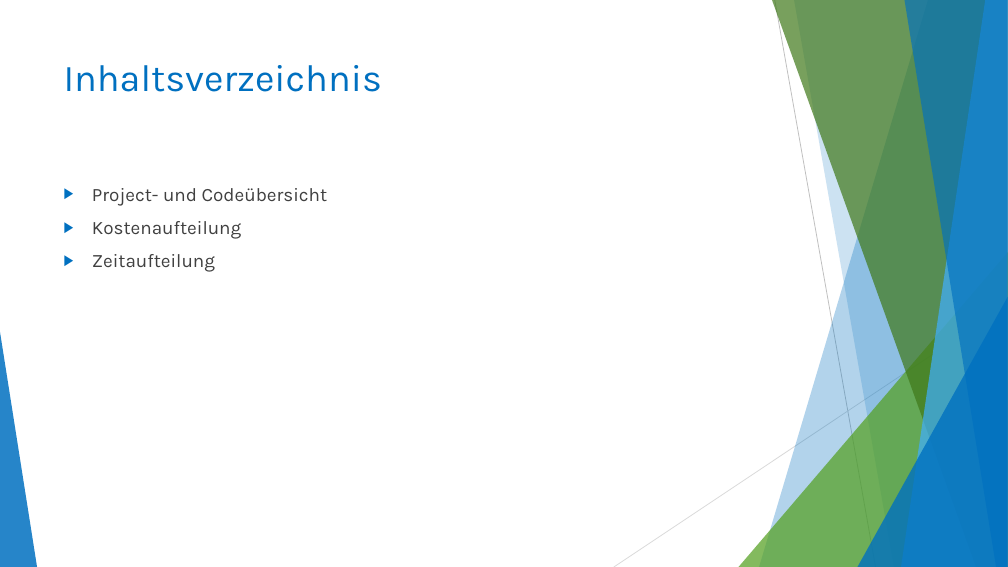
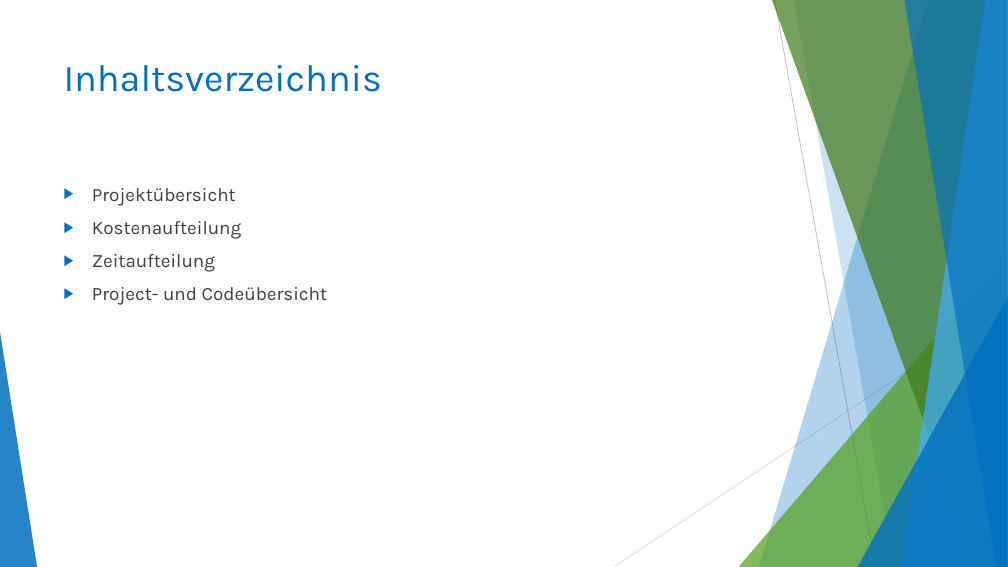
Before and after one commit to dariorthan/ESP32_NetworkFaultTester, a slide deck: slide 2 of CodeDoku/NetworkFaultTester_CodeOverview.pptx. Drawn at 1008x567 pixels with LibreOffice and Linux fonts; fonts in the diff are those of the drawing. Boxes give left, top, right and bottom in pixels: in the first picture for what was removed or moved away, otherwise in the second. Text is boxed around its words. In the diff, an @@ line names an element or a change of style, - is before the commit and + after.

```diff
--- a/CodeDoku/NetworkFaultTester_CodeOverview.pptx
+++ b/CodeDoku/NetworkFaultTester_CodeOverview.pptx
@@ text at [92,188,236,206]: text changed @@
-▶ Project- und Codeübersicht
+▶ Projektübersicht
@@ text at [92,287,328,305]: paragraph added @@
+▶ Project- und Codeübersicht
```
Also in this commit, not shown: 7 other slides changed, 3 slides added, 1 slide removed.
